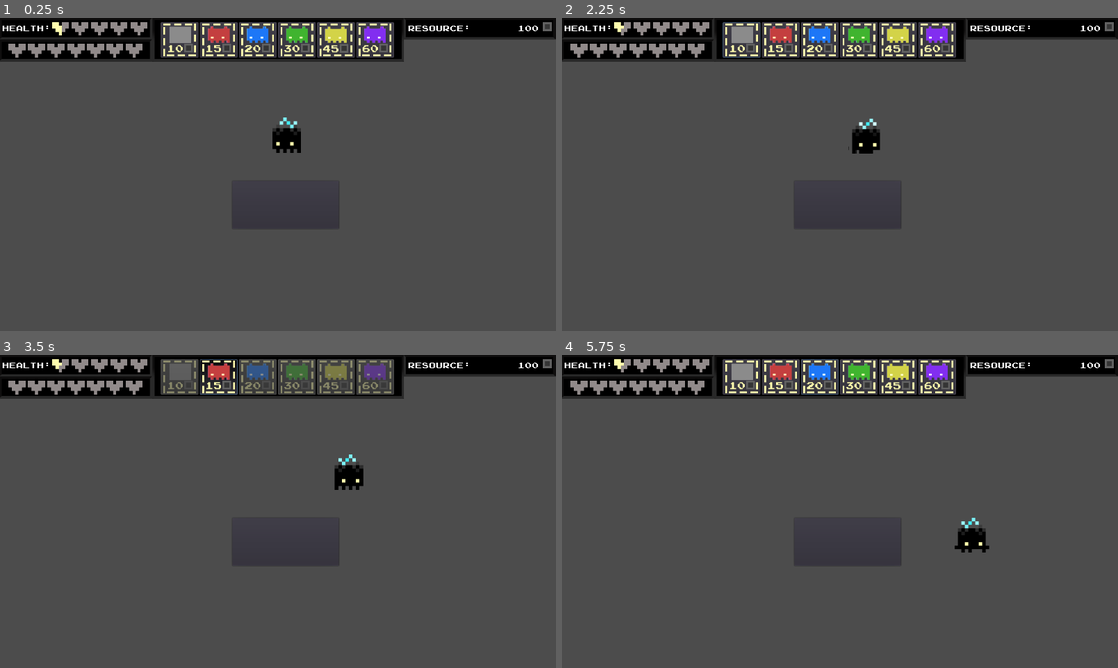
Above: before the commit, frames 1-4 (two rows, left to right).
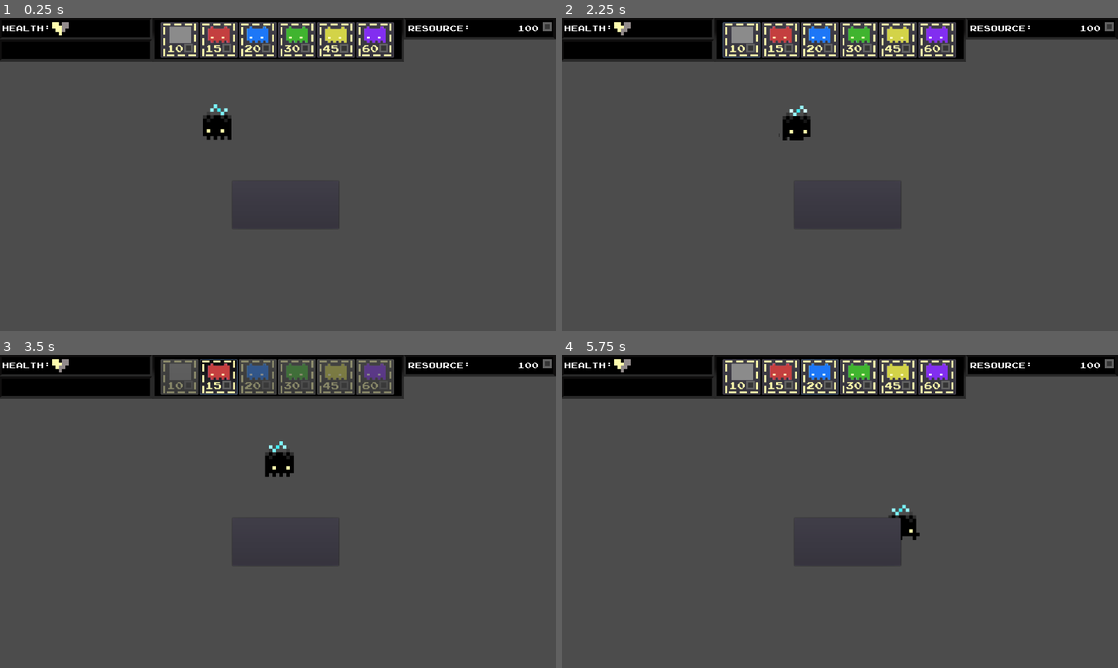
Above: after the commit, the same moments.

Repository: Kaideu/Hive_Mind
Game: Godot game, scene res://Main.tscn
Two runs of this game, one before a commit and one after it. Both use one fixed random seed, a clock stepped at 60 frames per second and the inputs below.
Inputs (mouse positions are in pixels of both pictures, inside the frame that each line leads up to):
- Up to frame 1 (0.25 s): no input
- Up to frame 2 (2.25 s): click (845, 205) at 0.5 s; click (739, 39) at 1.25 s; tap Enter at 2 s; move the mouse to (962, 158) at 2.02 s; press the mouse at (962, 158) at 2.03 s; hold Right (ui_right) from 2.03 s (still down)
- Up to frame 3 (3.5 s): release Right (ui_right) at 2.75 s; release the mouse at (400, 495) at 2.75 s; click (216, 376) at 2.75 s
- Up to frame 4 (5.75 s): tap Space at 3.5 s; move the mouse to (728, 527) at 3.52 s; hold Down (ui_down) 3.53-4.25 s; click (728, 527) at 3.6 s; click (817, 376) at 4.25 s; tap Enter at 5 s; move the mouse to (895, 442) at 5.02 s; press the mouse at (895, 442) at 5.03 s; hold Right (ui_right) from 5.03 s (still down)

The runs differ from the first frame. In frame 1, 1.8% of the frame differs, in the area x 1-55%, y 1-44%; in frame 2, 1.8%, in the area x 1-58%, y 1-44%; in frame 3, 1.8%; in frame 4, 1.7%.

Commit message:
Appropriated instances to Singleton and updated hearts
Level scenes will no longer contain a player or HUD. These will automatically be instanced into the scene by the Singleton in the correct layer order.
Player Hearts are now updated to hide or show on appropriate HP upgrade and MaxHP

Diff:
--- a/Hive_Mind/Main.tscn
+++ b/Hive_Mind/Main.tscn
@@ -1,22 +1,15 @@
-[gd_scene load_steps=4 format=2]
+[gd_scene load_steps=2 format=2]
 
 [ext_resource path="res://Scripts/Main.gd" type="Script" id=1]
-[ext_resource path="res://Scenes/Queen.tscn" type="PackedScene" id=2]
-[ext_resource path="res://Scenes/HUD.tscn" type="PackedScene" id=3]
 
 [node name="Main" type="Node" index="0"]
 
 script = ExtResource( 1 )
 
-[node name="Spawn" type="Position2D" parent="." index="0"]
+[node name="Game" type="Node" parent="." index="0"]
 
+[node name="Spawn" type="Position2D" parent="." index="1"]
+
+visible = false
 position = Vector2( 500, 240 )
-_sections_unfolded = [ "Transform" ]
-
-[node name="Game" type="Node" parent="." index="1"]
-
-[node name="Queen" parent="." index="2" instance=ExtResource( 2 )]
-
-position = Vector2( 660, 270 )
-
-[node name="HUD" parent="." index="3" instance=ExtResource( 3 )]
+_sections_unfolded = [ "Transform", "Visibility" ]
--- a/Hive_Mind/Scripts/Global.gd
+++ b/Hive_Mind/Scripts/Global.gd
@@ -21,12 +21,13 @@
 	var root = get_tree().get_root()
 	current_scene = root.get_child(root.get_child_count() -1)
 
-	Spawn_point = current_scene.get_node("Spawn").position
-	current_scene.get_node("Queen").connect("dead", self, "get_dead")
-
 func _process(delta):
 	if health < 0:
 		health = 0
 
 func get_dead(s):
 	dead = s
+
+func get_player():
+	current_scene.get_node("Queen").connect("dead", self, "get_dead")
+	Spawn_point = current_scene.get_node("Spawn").position
--- a/Hive_Mind/Scripts/Heart.gd
+++ b/Hive_Mind/Scripts/Heart.gd
@@ -11,16 +11,24 @@
 func _ready():
 	# connect the pressed signal to the
 	owner.connect("Damage_Player", self, "_receive_damage")
+	check_health_upgrade()
 
 func _process(delta):
 	Health = Global.health
 	if Health < HP_min:
-		hits = 0.0
+		hits = 0
 	if Health >= HP_min and Health <= HP_max:
 		hits = int(Health - HP_min)
+	if Health >= HP_max:
+		hits = 13
 	animation = str(hits)
 
 
+func check_health_upgrade():
+	if Global.MaxHealth > HP_min:
+		show()
+	elif Global.MaxHealth <= HP_min:
+		hide()
 
 func _receive_damage(x):
 	Health -= x
--- a/Hive_Mind/Scripts/Main.gd
+++ b/Hive_Mind/Scripts/Main.gd
@@ -7,11 +7,15 @@
 
 onready var Clone = preload("res://Scenes/Clone.tscn")
 var list_Clones = []
-
+onready var GetPlayer = preload("res://Scenes/Queen.tscn")
+onready var GetHUD = preload("res://Scenes/HUD.tscn")
 
 func _ready():
-	$HUD.connect("SpawnClone", self, "_SpawnClone")
-
+	var Player = GetPlayer.instance()
+	Player.position = $Spawn.position
+	add_child(Player)
+	add_child(GetHUD.instance())
+	get_HUD()
 
 #func _process(delta):
 #	# Called every frame. Delta is time since last frame.
@@ -24,7 +28,6 @@
 	Checking_Spawn = true
 	var NewClone = Clone.instance()
 	NewClone.unit_type = type
-	Checking_Spawn = _Check_Mouse_Position()
 	if able_spawn:
 		$Game.add_child(NewClone)
 		NewClone.position = get_viewport().get_mouse_position()
@@ -37,6 +40,5 @@
 	if event.is_action_pressed("Place_Piece"):
 		emit_signal("mouse_left")
 
-func _Check_Mouse_Position():
-
-	return false
+func get_HUD():
+	$HUD.connect("SpawnClone", self, "_SpawnClone")
--- a/Hive_Mind/Scripts/Player.gd
+++ b/Hive_Mind/Scripts/Player.gd
@@ -15,18 +15,10 @@
 var gather_speed = 5
 var debuffs = []
 
-#var up
-#var down
-#var left
-#var right
-
 func _ready():
 	$RespawnTimer.wait_time = respawn_time
 	$GatherTimer.wait_time = gather_speed
-#	up = Input.is_action_pressed("ui_up")
-#	down = Input.is_action_pressed("ui_down")
-#	left = Input.is_action_pressed("ui_left")
-#	right = Input.is_action_pressed("ui_right")
+	Global.get_player()
 
 func walk():
 	$Sprite/Anim.current_animation = ("walk")
@@ -79,7 +71,6 @@
 	$Collider.disabled = false
 	show()
 	emit_signal("dead", false)
-	#need to change dead to false without code breaking here
 
 func countdown():
 	if count == 0:
